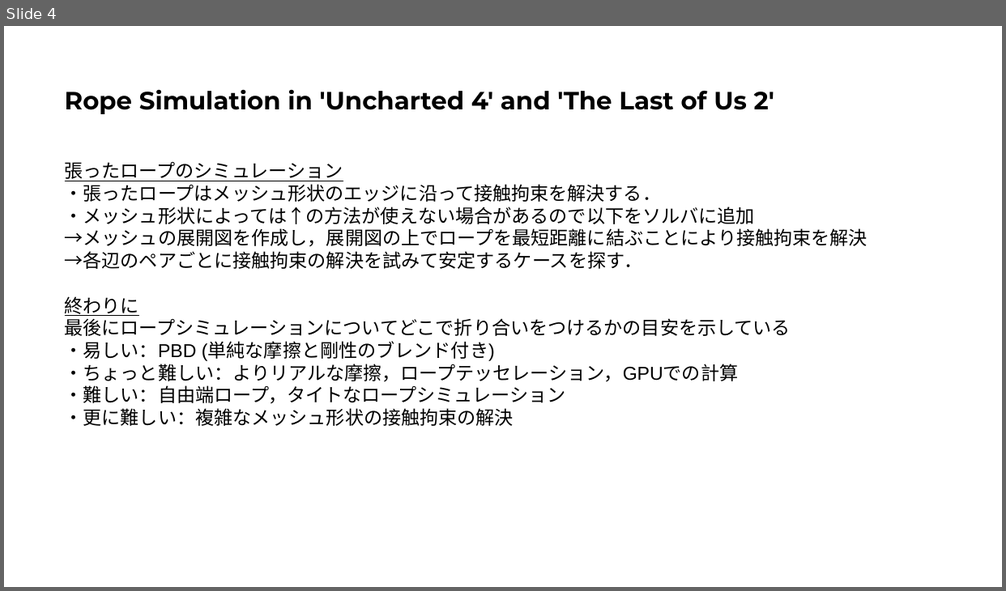
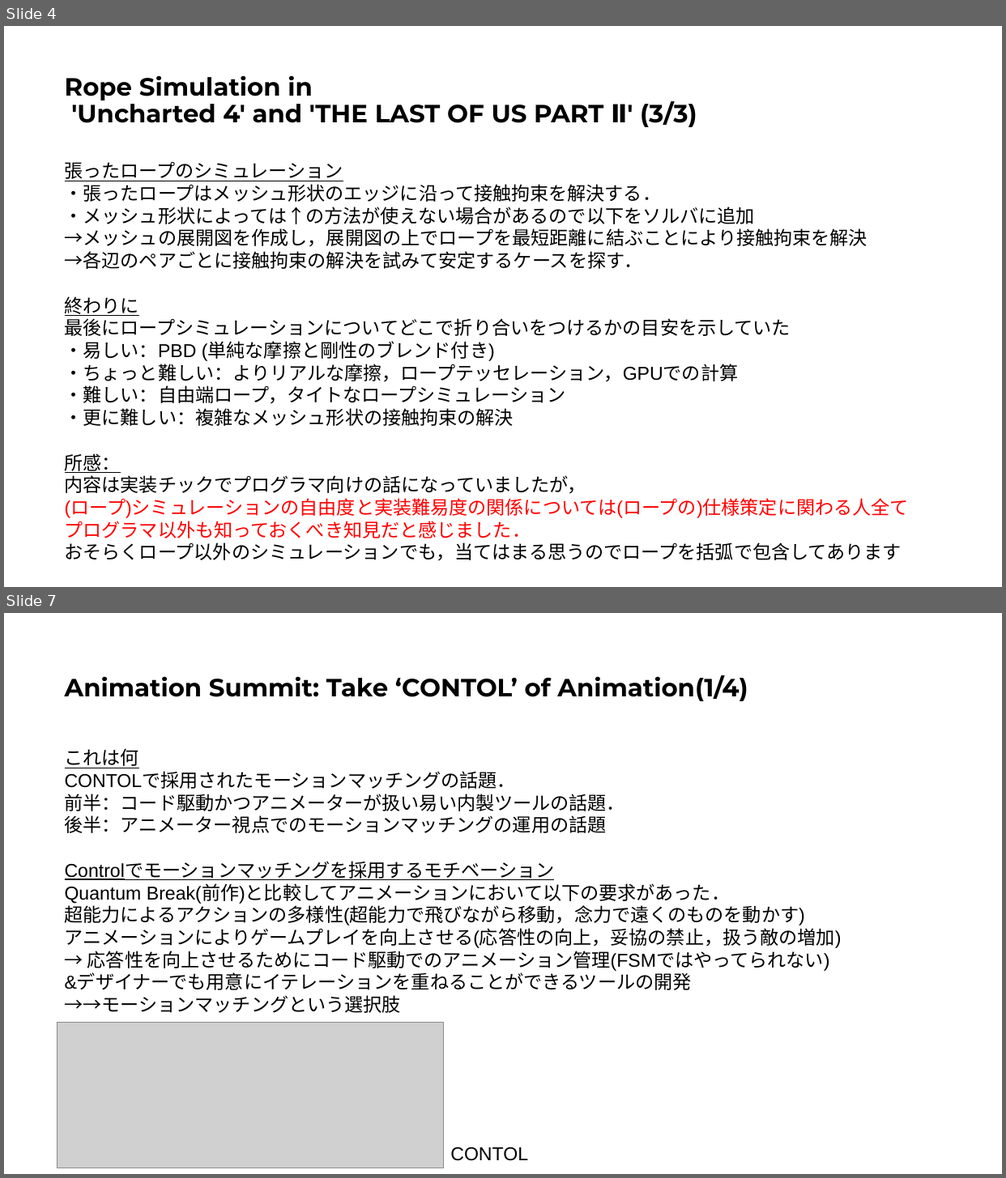
Before and after one commit to IchigoPantsu/test, a slide deck: rope.pptx. Shown one above the other, each under a label of ours: slide 4 before the commit, slides 4 and 7 after it; the slides between them are not shown. The pictures are 1006x591 and 1006x1178 pixels, drawn with LibreOffice and Linux fonts; fonts in the diff are those of the drawing; grey boxes stand for pictures. Boxes give left, top, right and bottom in pixels: in the first picture for what was removed or moved away, otherwise in the second. Text is boxed around its words. In the diff, an @@ line names an element or a change of style, - is before the commit and + after.

```diff
--- a/rope.pptx
+++ b/rope.pptx
@@ slide 7 added at <box>4,613,1002,1174</box>, background #FFFFFF @@
@@ title added at <box>65,675,748,701</box>, 24 pt, text #000000, bold @@
+Animation Summit: Take ‘CONTOL’ of Animation(1/4)
@@ text added at <box>65,748,842,1013</box>, 18 pt, text #000000 @@
+これは何
+CONTOLで採用されたモーションマッチングの話題．
+前半：コード駆動かつアニメーターが扱い易い内製ツールの話題．
+後半：アニメーター視点でのモーションマッチングの運用の話題
+Controlでモーションマッチングを採用するモチベーション
+Quantum Break(前作)と比較してアニメーションにおいて以下の要求があった．
+超能力によるアクションの多様性(超能力で飛びながら移動，念力で遠くのものを動かす)
+アニメーションによりゲームプレイを向上させる(応答性の向上，妥協の禁止，扱う敵の増加)
+→ 応答性を向上させるためにコード駆動でのアニメーション管理(FSMではやってられない)
+&デザイナーでも用意にイテレーションを重ねることができるツールの開発
+→→モーションマッチングという選択肢
@@ picture added at <box>57,1023,444,1169</box> @@
@@ text added at <box>450,1148,528,1161</box>, 18 pt, text #000000 @@
+CONTOL
@@ slide 4 changed as well @@
@@ title at <box>65,75,697,128</box>: text changed @@
-Rope Simulation in 'Uncharted 4' and 'The Last of Us 2'
+Rope Simulation in
+'Uncharted 4' and 'THE LAST OF US PART Ⅱ' (3/3)
@@ text at <box>65,318,791,336</box>: text changed @@
-最後にロープシミュレーションについてどこで折り合いをつけるかの目安を示している
+最後にロープシミュレーションについてどこで折り合いをつけるかの目安を示していた
@@ text at <box>65,454,909,561</box>: paragraphs added @@
+所感：
+内容は実装チックでプログラマ向けの話になっていましたが，
+(ロープ)シミュレーションの自由度と実装難易度の関係については(ロープの)仕様策定に関わる人全て
+プログラマ以外も知っておくべき知見だと感じました．
+おそらくロープ以外のシミュレーションでも，当てはまる思うのでロープを括弧で包含してあります
```
Also in this commit, not shown: 2 other slides changed, 15 other slides added.
